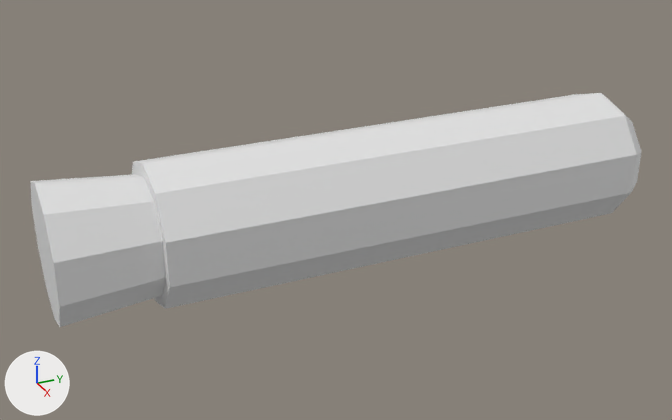
The glTF model Items/Potions/Models/MinorPotion.glb: old version first, new version second.
One viewpoint serves both versions: a 50 mm camera at (0.339, -0.181, 0.165) aimed at (-0.003, -0.027, -0.006). Every picture has the same lights, and +X, +Y and +Z are marked at lower left. Where no turn or scale is listed for an object, it has been applied to the vertices.

Objects in the first picture: 'Plug', 'Potion'.
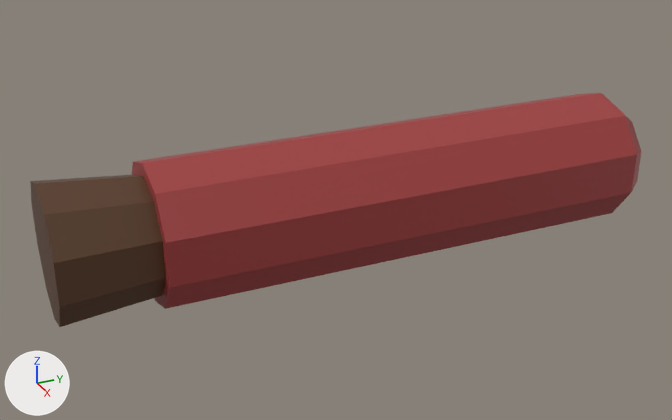
What differs and where, as boxes [x1, y1, x2, y2] in the pictures (672 x 420 px):
'Potion', recoloured (grey to brown)
    both: [131, 93, 641, 309]
'Plug', recoloured (grey to brown)
    both: [30, 174, 166, 327]

The change, as a diff of the scene's bpy script:
```diff
--- a/Items/Potions/Models/MinorPotion.glb.py
+++ b/Items/Potions/Models/MinorPotion.glb.py
@@ mat_potion @@
+mat_potion = principled_material('Potion')
+mat_potion.base_color = (0.351, 0.0447, 0.0447)  # red #a03c3c
@@ mat_wood @@
+mat_wood = principled_material('Wood')
+mat_wood.base_color = (0.0985, 0.0407, 0.0156)  # brown #583922
@@ me_plug @@
 me_plug.from_pydata(...)  # 20 vertices, 28 faces; spans x -0.0278..0.0278, y -0.1514..-0.1108, z -0.0292..0.0292
+me_plug.materials.append(mat_wood)  # brown #583922
@@ me_potion @@
 me_potion.from_pydata(...)  # 41 vertices, 70 faces; spans x -0.029..0.029, y -0.111..0.124, z -0.031..0.031
+me_potion.materials.append(mat_potion)  # red #a03c3c
```
